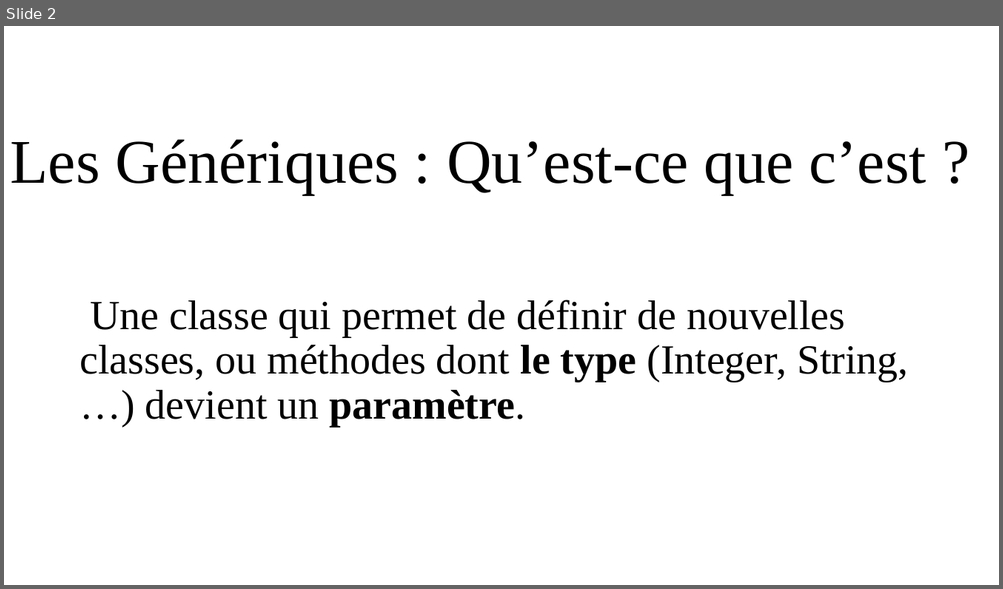
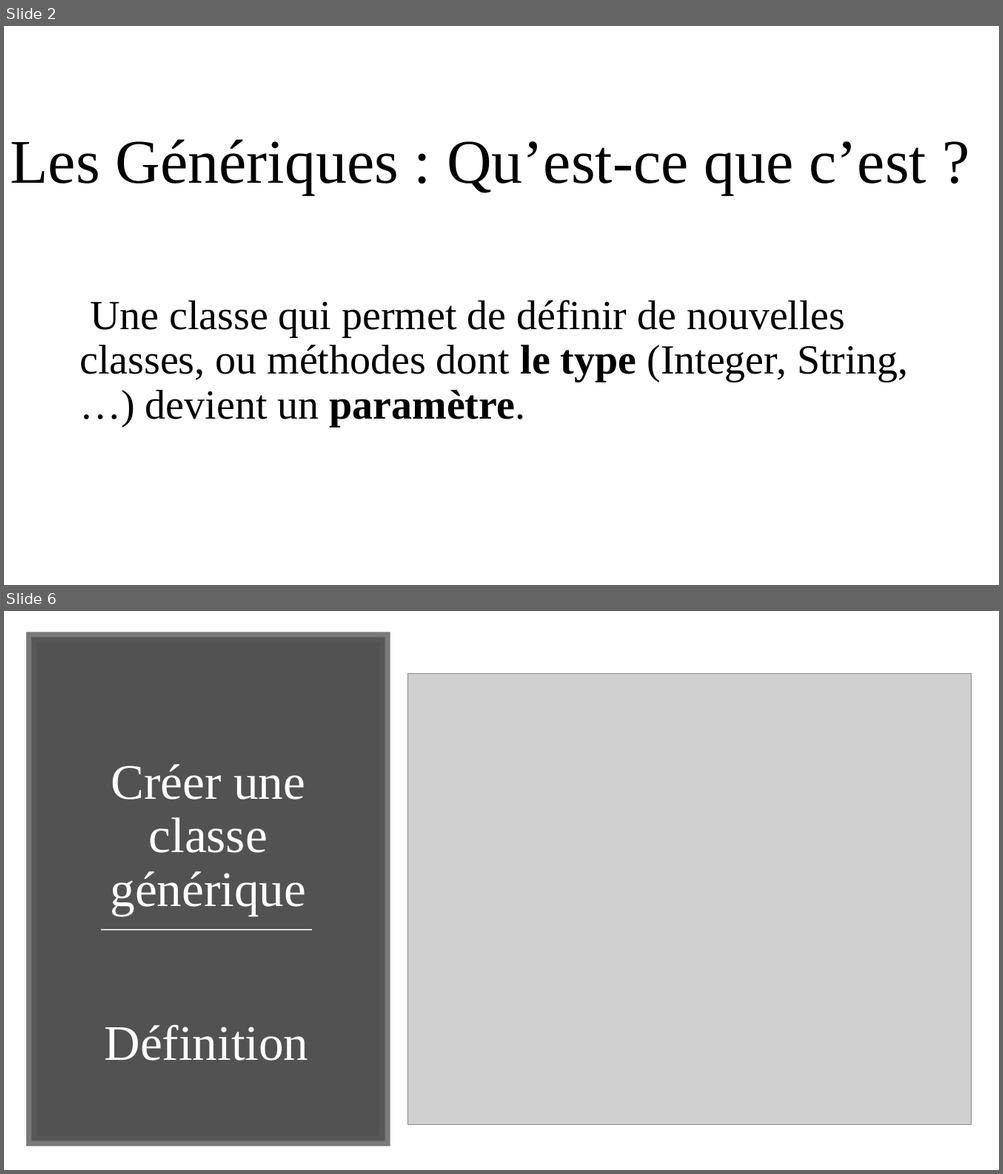
Before and after one commit to LucasDenele/CSharp2018-2019, a slide deck: ClasseC#.pptx. Shown one above the other, each under a label of ours: slide 2 before the commit, slides 2 and 6 after it; the slides between them are not shown. The pictures are 1003x589 and 1003x1174 pixels, drawn with LibreOffice and Linux fonts; fonts in the diff are those of the drawing; grey boxes stand for pictures. Boxes give left, top, right and bottom in pixels: in the first picture for what was removed or moved away, otherwise in the second. Text is boxed around its words. In the diff, an @@ line names an element or a change of style, - is before the commit and + after.

Commit message:
Update ClasseC#.pptx
ppt

```diff
--- a/ClasseC#.pptx
+++ b/ClasseC#.pptx
@@ slide 6 added at [4,611,999,1170], background #FFFFFF @@
@@ rectangle added at [31,637,385,1142], fill #404040 at 90% opacity, outline #595959 10 pt @@
@@ picture added at [408,674,972,1125] @@
@@ text added at [110,764,306,916], 48 pt, text #FFFFFF @@
+Créer une classe générique
@@ line added from (101, 931) to (312, 931), #D9D9D9 1.75 pt @@
@@ text added at [105,1025,309,1061], 48 pt, text #FFFFFF @@
+Définition
```
Also in this commit, not shown: 2 slides changed, 4 other slides added.
